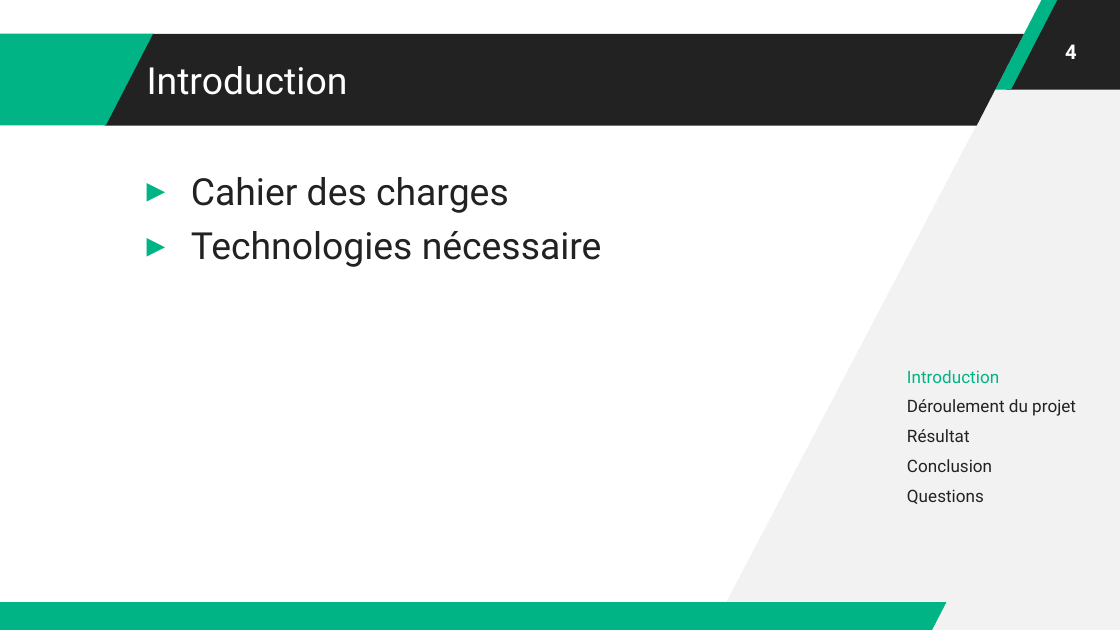
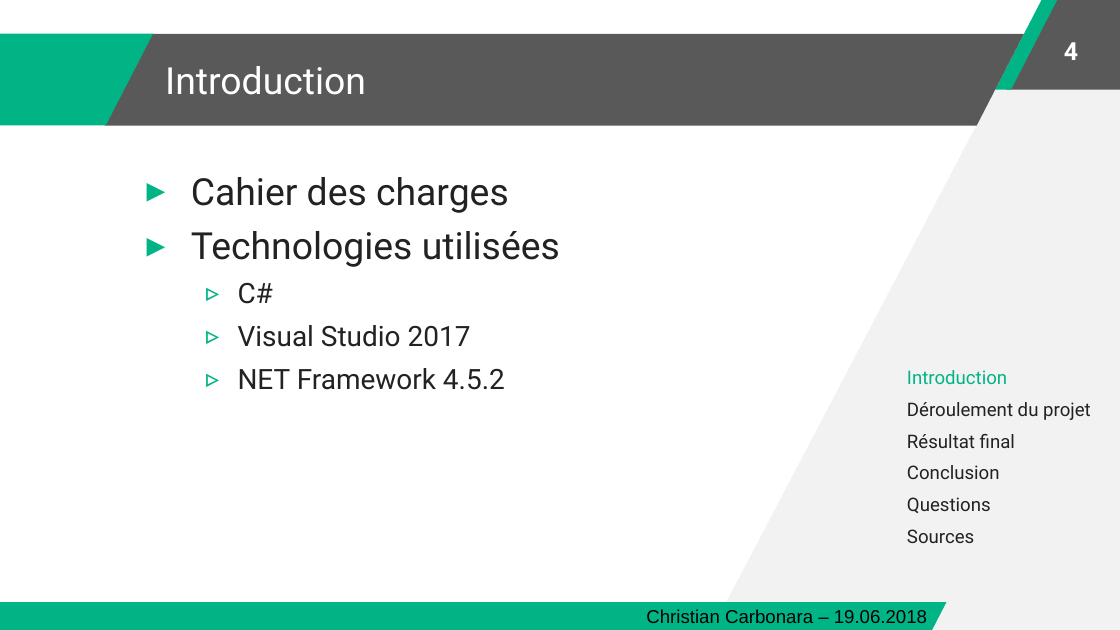
Before and after one commit to ChristianCarbonara/TPI, a slide deck: slide 4 of Documentation/William.pptx. Drawn at 1120x630 pixels with LibreOffice and Linux fonts; fonts in the diff are those of the drawing. Boxes give left, top, right and bottom in pixels: in the first picture for what was removed or moved away, otherwise in the second. Text is boxed around its words. In the diff, an @@ line names an element or a change of style, - is before the commit and + after.

```diff
--- a/Documentation/William.pptx
+++ b/Documentation/William.pptx
@@ parallelogram at [1006,0,1120,90]: fill #222222 to #595959 @@
@@ page number at [1064,42,1078,60]: size 13 to 16 pt @@
@@ parallelogram at [104,34,1024,125]: fill #222222 to #595959 @@
@@ text "Introduction": place and size @@
-text "Introduction" at [147,66,348,95]
+text "Introduction" at [165,66,366,95]
@@ text at [191,231,560,390]: text changed; size 24 to 18 pt @@
-▸ Technologies nécessaire
+▸ Technologies utilisées
+  ▹ C#
+  ▹ Visual Studio 2017
+  ▹ NET Framework 4.5.2
@@ text at [907,370,1091,513]: size 11 to 12 pt in "Introduction", "Déroulement du projet", "Conclusion", "Questions" @@
@@ text at [907,434,1015,448]: text changed; size 11 to 12 pt @@
-Résultat
+Résultat final
@@ text at [907,529,974,543]: paragraph added @@
+Sources
@@ text added at [646,609,927,623], 12 pt, text #000000 @@
+Christian Carbonara – 19.06.2018
```
Also in this commit, not shown: 20 other slides changed, 8 slides added, 2 slides removed, 4 other files.
